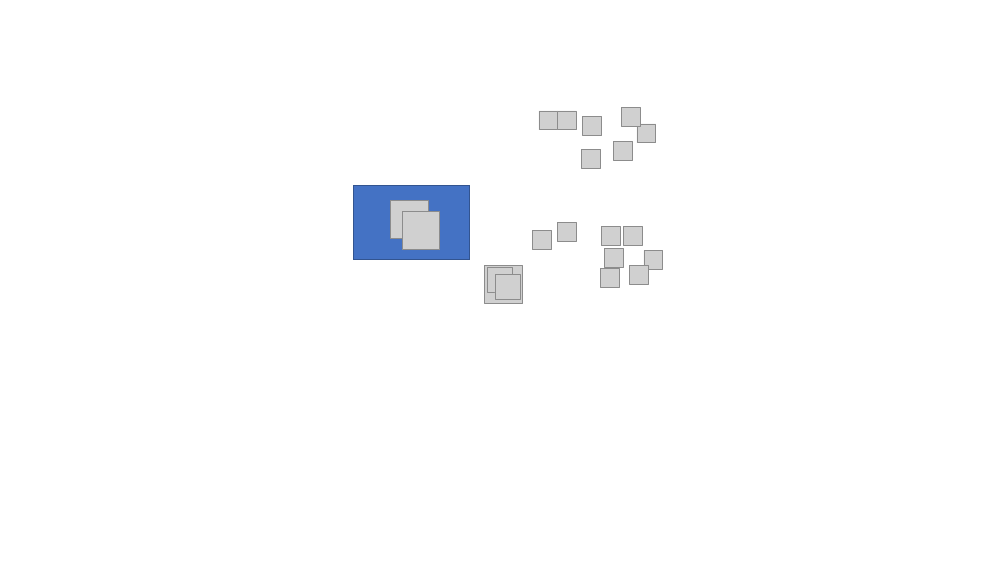
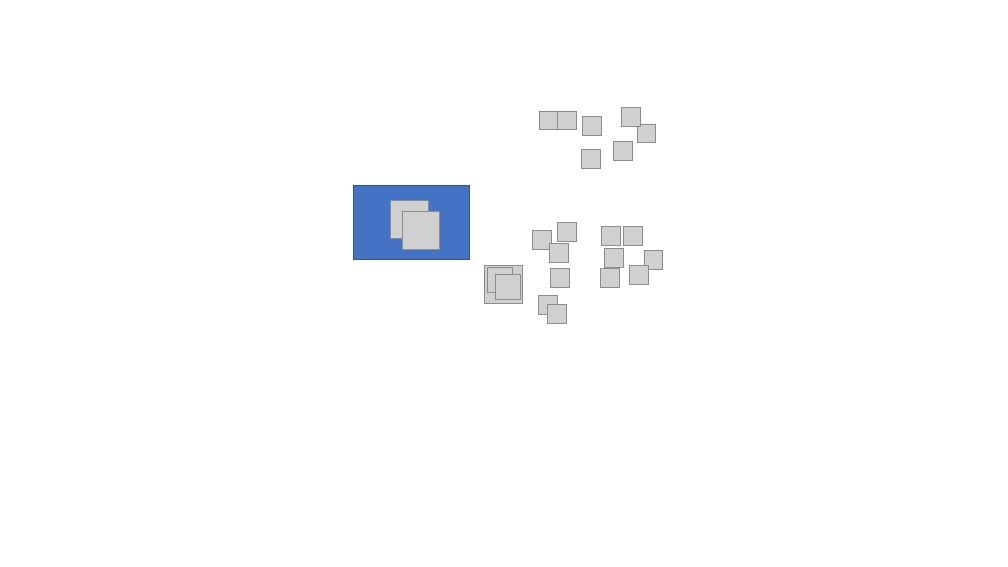
Before and after one commit to Astemes/astemes-lunit, a slide deck: slide 1 of docs/Style/Icon Graphics.pptx. Drawn at 1008x567 pixels with LibreOffice and Linux fonts; fonts in the diff are those of the drawing; grey boxes stand for pictures; background and template pictures are left out. Boxes give left, top, right and bottom in pixels: in the first picture for what was removed or moved away, otherwise in the second. Text is boxed around its words. In the diff, an @@ line names an element or a change of style, - is before the commit and + after.

```diff
--- a/docs/Style/Icon Graphics.pptx
+++ b/docs/Style/Icon Graphics.pptx
@@ picture added at box(550, 243, 569, 262) @@
@@ picture added at box(551, 268, 569, 287) @@
@@ picture added at box(539, 296, 558, 315) @@
@@ picture added at box(547, 304, 566, 323) @@
```
Also in this commit, not shown: 6 other files.
